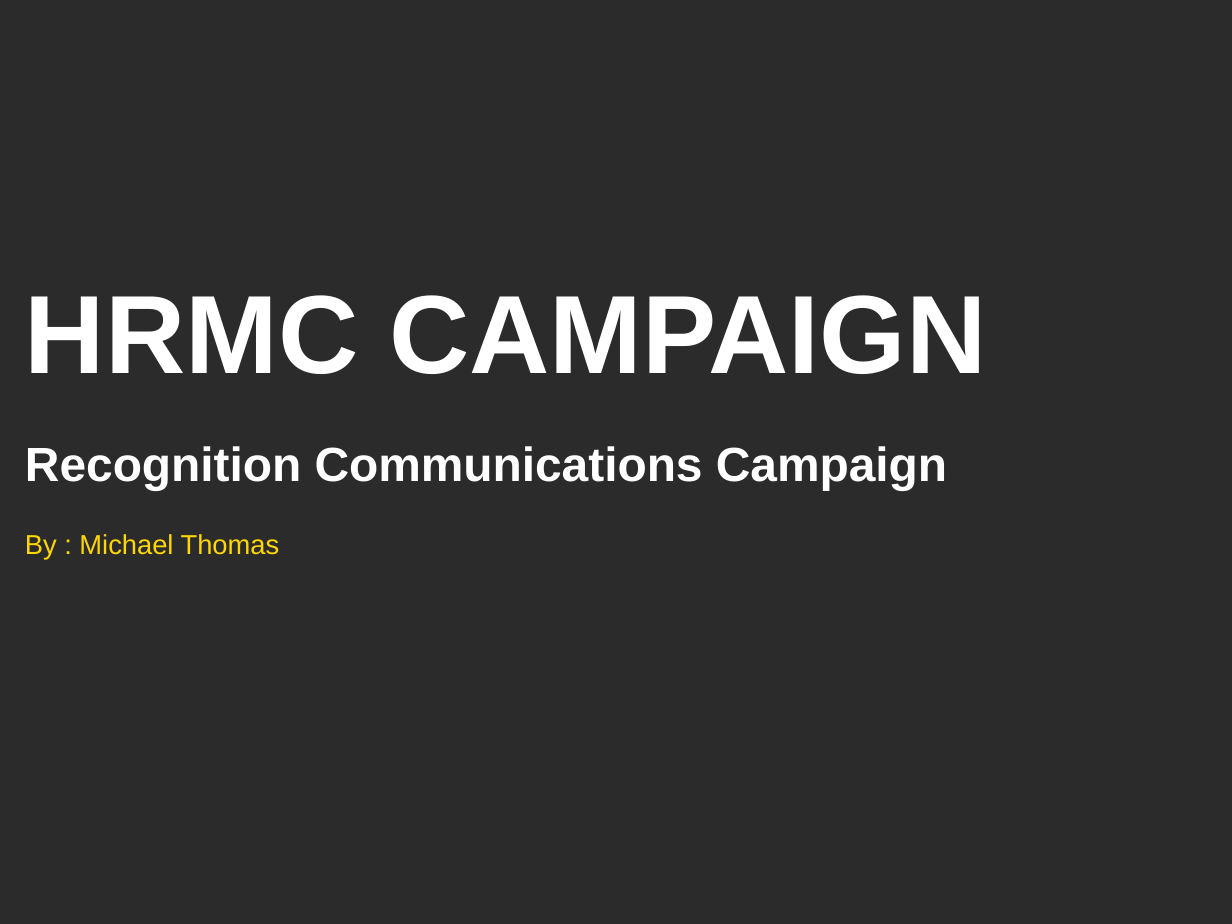
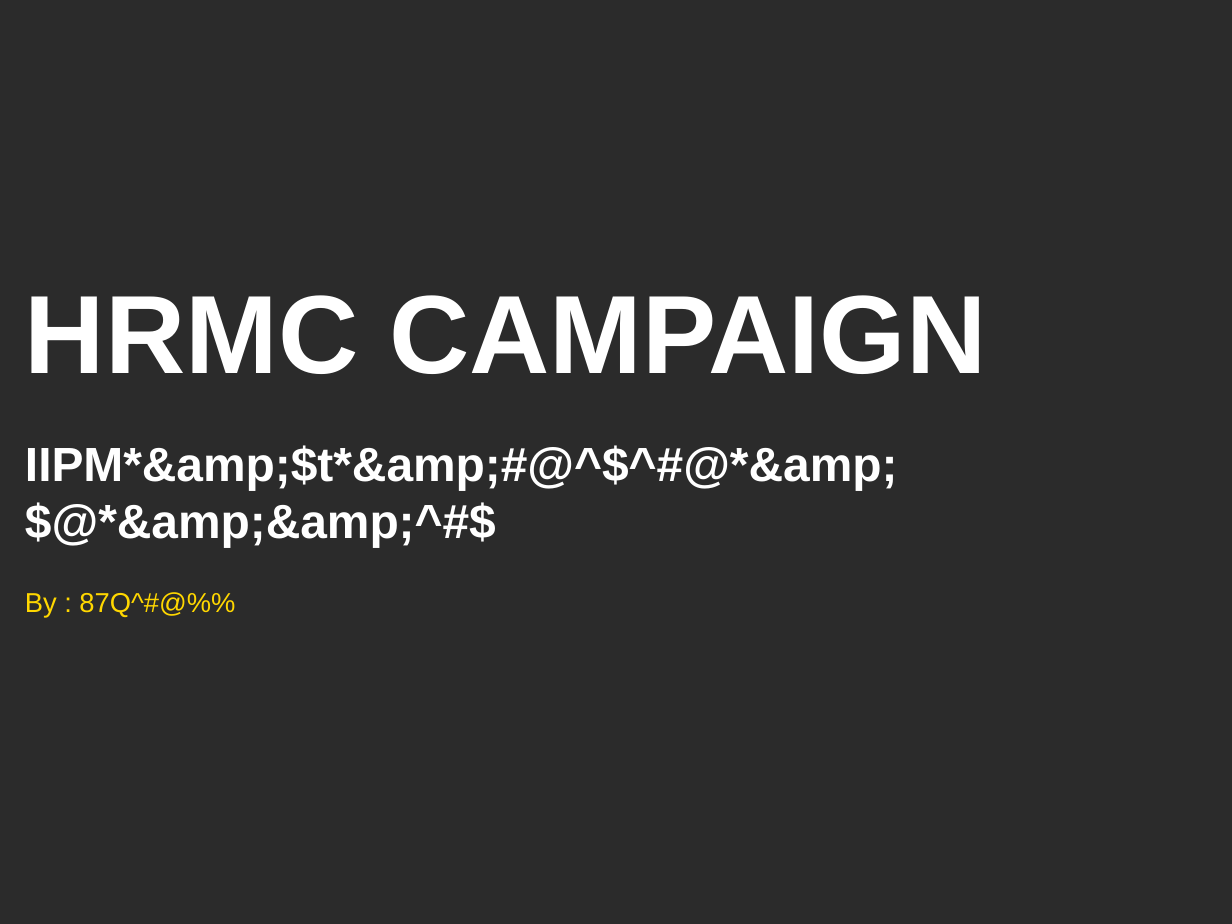
Before and after one commit to praveenkumar-m18/spider-event-calendar, a slide deck: slide 1 of calendar.pptx. Drawn at 1232x924 pixels with LibreOffice and Linux fonts; fonts in the diff are those of the drawing; background and template pictures are left out; a plain dark background stands for a picture behind light text. Boxes give left, top, right and bottom in pixels: in the first picture for what was removed or moved away, otherwise in the second. Text is boxed around its words. In the diff, an @@ line names an element or a change of style, - is before the commit and + after.

```diff
--- a/calendar.pptx
+++ b/calendar.pptx
@@ text at (25,295,986,618): text changed @@
-HRMC CAMPAIGN
-Recognition Communications Campaign
-By : Michael Thomas
+HRMC CAMPAIGN
+IIPM*&amp;$t*&amp;#@^$^#@*&amp;$@*&amp;&amp;^#$
+By : 87Q^#@%%
```
Also in this commit, not shown: 5 other slides changed, 6 other files.
